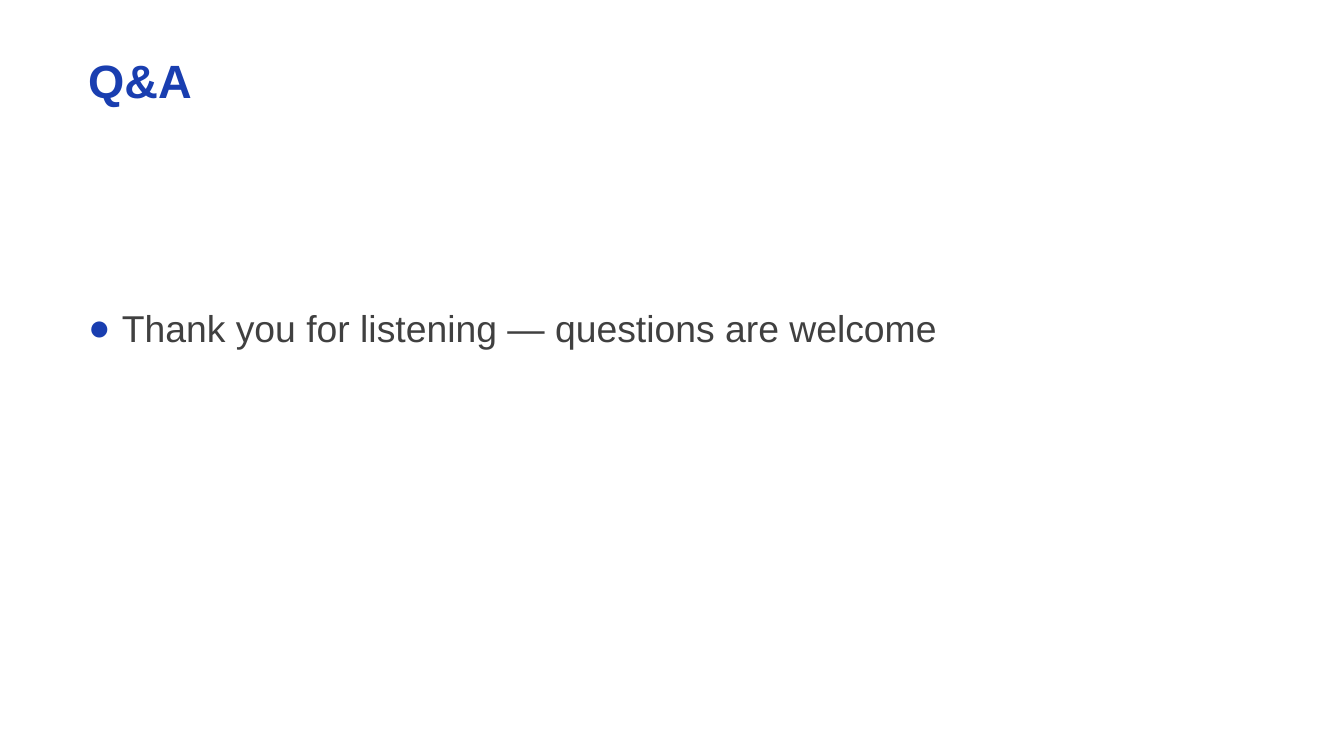
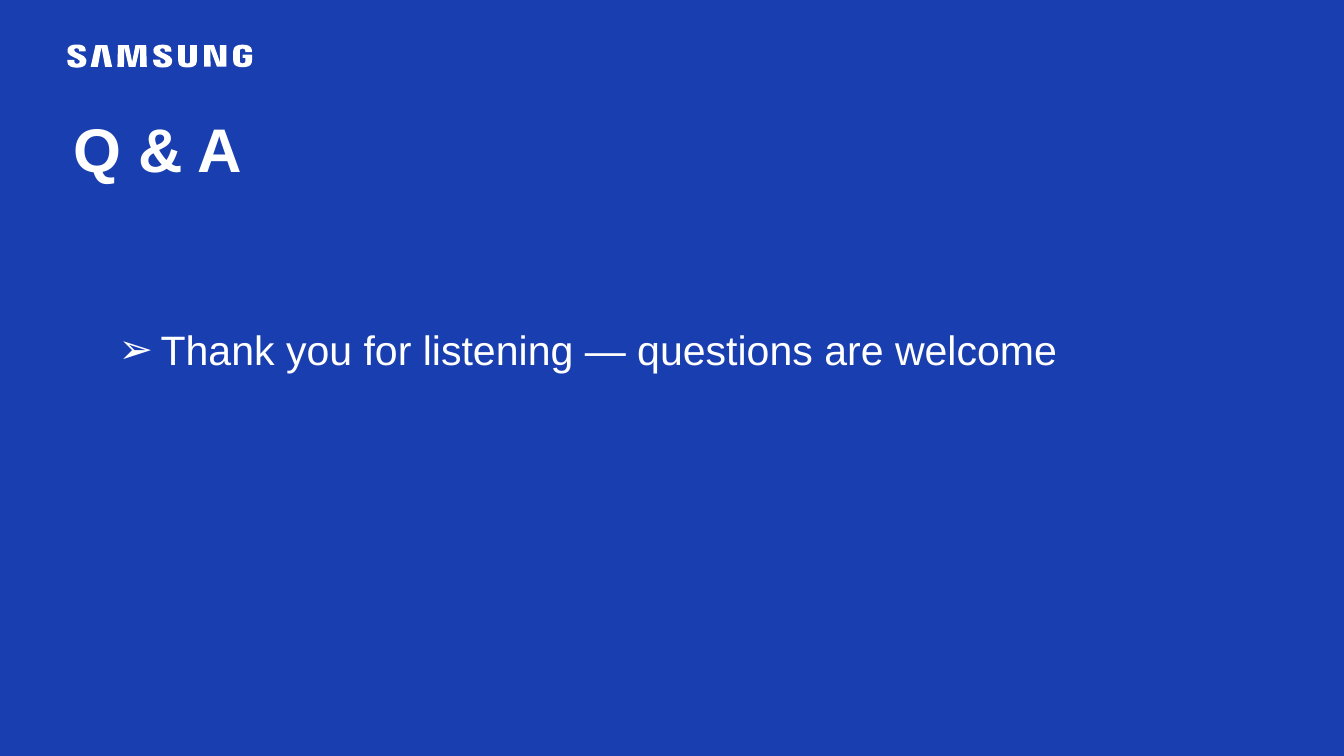
Before and after one commit to ahmedgf363/ChargeSpot, a slide deck: slide 15 of ChargeSpot.pptx. Drawn at 1344x756 pixels with LibreOffice and Linux fonts; fonts in the diff are those of the drawing; background and template pictures are left out. Boxes give left, top, right and bottom in pixels: in the first picture for what was removed or moved away, otherwise in the second. Text is boxed around its words. In the diff, an @@ line names an element or a change of style, - is before the commit and + after.

```diff
--- a/ChargeSpot.pptx
+++ b/ChargeSpot.pptx
@@ background #FFFFFF to #193EB0 @@
@@ freeform shape added at (x1=67, y1=44, x2=252, y2=67), fill #FFFFFF @@
@@ text at (x1=73, y1=129, x2=242, y2=184): text changed; size 50 to 66 pt; text colour #193EB0 to #FFFFFF @@
-Q&A
+Q & A
@@ text "Thank you for listening — ..." moved from (x1=122, y1=315, x2=936, y2=350) to (x1=161, y1=335, x2=1057, y2=374) @@
@@ text "Thank you for listening — ..." at (x1=161, y1=335, x2=1057, y2=374): size 40 to 44 pt, text colour #404040 to #FFFFFF; bullet ● to ➢; bullet colour #193EB0 to #FFFFFF; vertical alignment middle to top @@
```
Also in this commit, not shown: 3 other slides changed.
